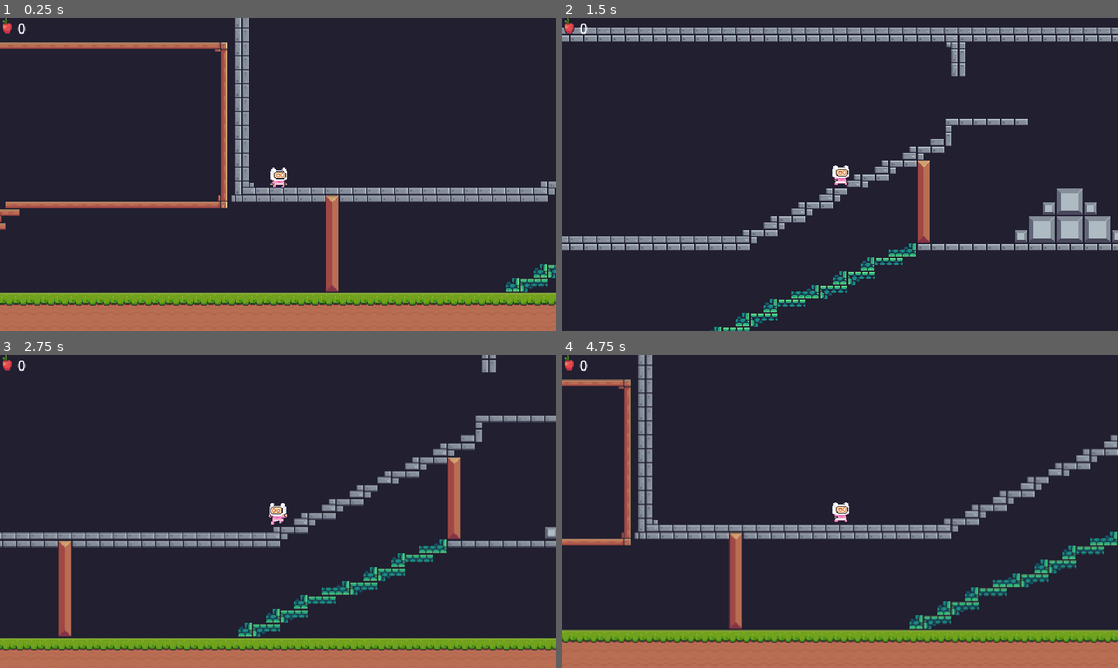
Above: before the commit, frames 1-4 (two rows, left to right).
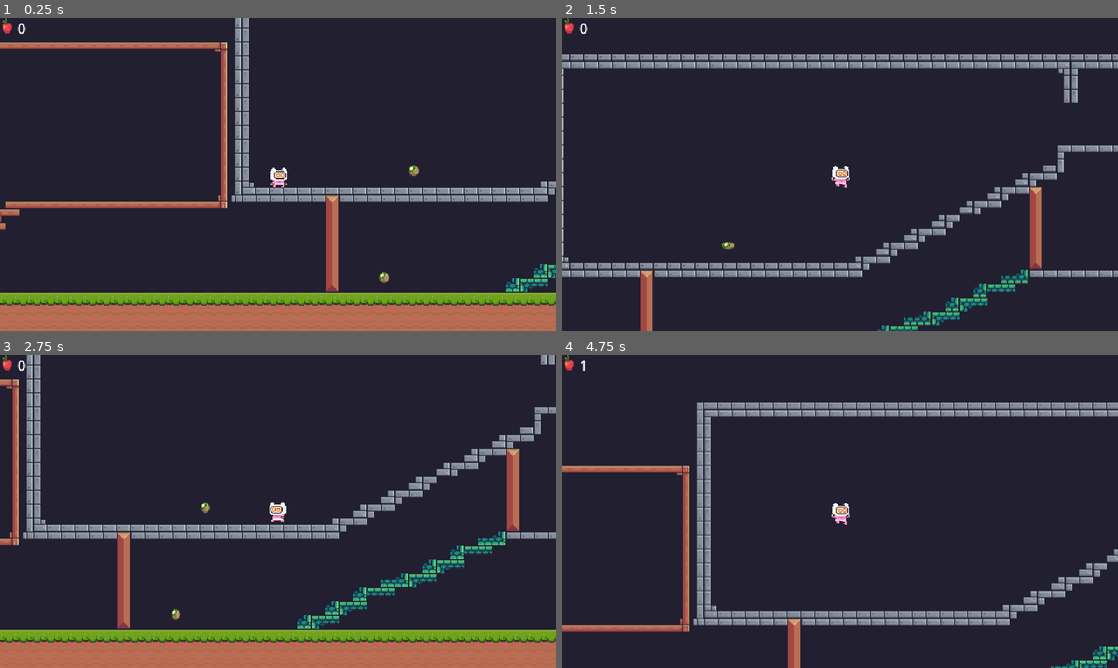
Above: after the commit, the same moments.

Repository: RobertoBuiatti/Aulas-7-
Game: Godot game, scene res://scenes/LevelBase.tscn
The game is run twice, just before and just after one commit, with the same random seed, the same clock (stepped at 60 frames per second) and the same inputs. This scene is started directly instead of the project's main scene.
Inputs:
- Up to frame 1 (0.25 s): no input
- Up to frame 2 (1.5 s): hold Right (walk_right) from 0.53 s (still down); tap Space (jump) at 0.77 s
- Up to frame 3 (2.75 s): tap Space (jump) at 1.52 s; release Right (walk_right) at 2.03 s; hold Left (walk_left) from 2.03 s (still down)
- Up to frame 4 (4.75 s): tap Space (jump) at 3.02, 3.77, 4.52 s; release Left (walk_left) at 4.28 s; hold Right (walk_right) from 4.28 s (still down)

The runs differ from the first frame. In frame 1, 0.1% of the frame differs, in the area x 68-76%, y 47-85%; in frame 2, 21%; in frame 3, 20%; in frame 4, 29%, in the area x 0-100%, y 0-100%.

Commit message:
Ajustar lógica de frutas e otimizar o jogador

Diff:
--- a/Jogos digitais/jogo/scenes/Finish.gd
+++ b/Jogos digitais/jogo/scenes/Finish.gd
@@ -20,4 +20,3 @@
 func _on_area_2d_body_entered(body: Node2D) -> void:
 	win.emit()
 	print("acabo o level")
-	queue_free()
--- a/Jogos digitais/jogo/scenes/LevelBase.tscn
+++ b/Jogos digitais/jogo/scenes/LevelBase.tscn
@@ -1,9 +1,10 @@
-[gd_scene load_steps=6 format=4 uid="uid://bmiw4aoll3llw"]
+[gd_scene load_steps=7 format=4 uid="uid://bmiw4aoll3llw"]
 
 [ext_resource type="Script" path="res://scenes/level_base.gd" id="1_qicx6"]
 [ext_resource type="PackedScene" uid="uid://c72udykjmlsy2" path="res://scenes/hud.tscn" id="2_tv6to"]
 [ext_resource type="TileSet" uid="uid://7e3j2eajjwm5" path="res://tileset_level.tres" id="3_ckat2"]
 [ext_resource type="PackedScene" uid="uid://hloo3wx41y70" path="res://scenes/player.tscn" id="4_0uana"]
+[ext_resource type="PackedScene" uid="uid://drgjckwexxcan" path="res://scenes/fruit_random.tscn" id="5_1vy1b"]
 
 [sub_resource type="GDScript" id="GDScript_x4jpx"]
 
@@ -29,6 +30,21 @@
 
 [node name="Itens" type="Node2D" parent="."]
 
+[node name="Fruit Random" parent="Itens" instance=ExtResource("5_1vy1b")]
+position = Vector2(-398, 219)
+
+[node name="Fruit Random4" parent="Itens" instance=ExtResource("5_1vy1b")]
+position = Vector2(394, 154)
+
+[node name="Fruit Random5" parent="Itens" instance=ExtResource("5_1vy1b")]
+position = Vector2(360, 277)
+
+[node name="Fruit Random2" parent="Itens" instance=ExtResource("5_1vy1b")]
+position = Vector2(-545, 283)
+
+[node name="Fruit Random3" parent="Itens" instance=ExtResource("5_1vy1b")]
+position = Vector2(-644, 281)
+
 [node name="Enimy" type="Node2D" parent="."]
 
 [node name="Checkpoint" type="Node2D" parent="."]
--- a/Jogos digitais/jogo/scenes/fruit_random.gd
+++ b/Jogos digitais/jogo/scenes/fruit_random.gd
@@ -8,11 +8,17 @@
 @export var list_fruits: Array[Texture2D]
 @onready var sprite_2d: Sprite2D = $Sprite2D
 @onready var animation_player: AnimationPlayer = $AnimationPlayer
+@onready var timer: Timer = $AnimationPlayer/Timer
 
 
 func _ready() -> void:
 	var n = randi_range(0, list_fruits.size() - 1)
-	sprite_2d.texture = list_fruits[n]
+	if n != 2:
+		sprite_2d.texture = list_fruits[n]
+		sprite_2d.hframes = 17
+	else:
+		sprite_2d.texture = list_fruits[n+1]
+		sprite_2d.hframes = 17
 
 
 func _process(delta: float) -> void:
@@ -20,5 +26,13 @@
 		animation_player.play("idle")
 
 func _on_area_2d_body_entered(body: Node2D) -> void:
-	fruit_eaten.emit(2)#emitindo o sinal
-	queue_free() #remove a fruta
+	fruit_eaten.emit(1)#emitindo o sinal
+	sprite_2d.texture = list_fruits[2]
+	sprite_2d.hframes = 6
+	#queue_free() #remove a fruta
+	var timer = Timer.new()
+	add_child(timer)
+	timer.wait_time = 1.5
+	timer.one_shot = true
+	timer.timeout.connect(queue_free)
+	timer.start()
--- a/Jogos digitais/jogo/scenes/fruit_random.tscn
+++ b/Jogos digitais/jogo/scenes/fruit_random.tscn
@@ -71,4 +71,6 @@
 "": SubResource("AnimationLibrary_05xs6")
 }
 
+[node name="Timer" type="Timer" parent="AnimationPlayer"]
+
 [connection signal="body_entered" from="Area2D" to="." method="_on_area_2d_body_entered"]
--- a/Jogos digitais/jogo/scenes/level_base.gd
+++ b/Jogos digitais/jogo/scenes/level_base.gd
@@ -8,6 +8,7 @@
 @export var next_level: PackedScene
 
 var num_fruit:int = 0
+var total_fruits:int = 0
 var initial_position = Vector2(238, 157)
 var checkpoints_num:int = 0
 
@@ -19,8 +20,9 @@
 	# percorrer todas as frutas
 	for item in itens.get_children():
 		if item is Fruit or Fruit_Random:
+			total_fruits += 1
 			item.fruit_eaten.connect(_on_fruit_eaten)
-
+	print("Total de frutas no nível: ", total_fruits)
 
 	for Checkpoint in checkpoints.get_children():
 		if Checkpoint is checkpoint:
@@ -33,16 +35,21 @@
 
 
 func _on_win():
-	#get_tree().change_scene_to_file("res://Levels/level_two.tscn")
-	if next_level:
-		get_tree().change_scene_to_packed(next_level)
+	if total_fruits == 0:
+		print("todas as frutas coletadas!")
+		if next_level:
+			get_tree().change_scene_to_packed(next_level)
+	else:
+		print("colete todas as frutas!")
+
 
 func _process(delta: float) -> void:
 	pass
 
 func _on_fruit_eaten(quantity):
 	hud.eat_fruit(quantity)
-	print("Frutas: ", num_fruit)
+	total_fruits -= 1
+	print(total_fruits)
 	#player.global_position = initial_position
 
 
--- a/Jogos digitais/jogo/scenes/player.gd
+++ b/Jogos digitais/jogo/scenes/player.gd
@@ -3,11 +3,11 @@
 @onready var anim: AnimationPlayer = $Anim
 @onready var respawn_point: Vector2 = global_position
 
-@export var speed_player: float = 1.5
+@export var speed_player: float = 1
 
 
 var SPEED = 300
-var GRAVITY = 980
+var GRAVITY = 800
 var JUMP_VELOCITY = -400
 var jumps = 0
 var max_jumps = 1
